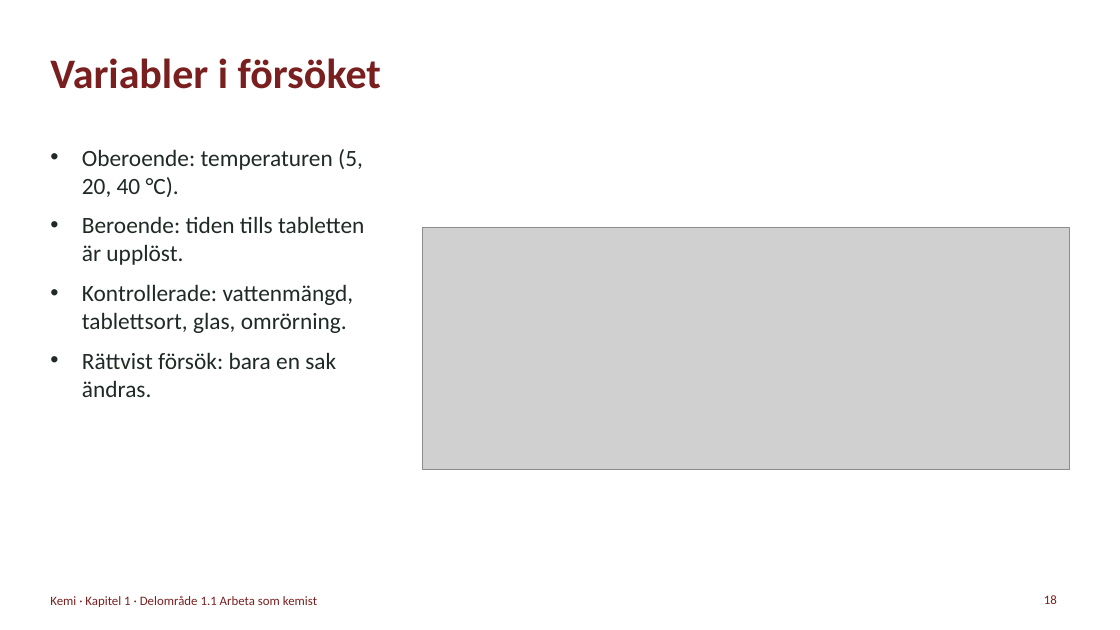
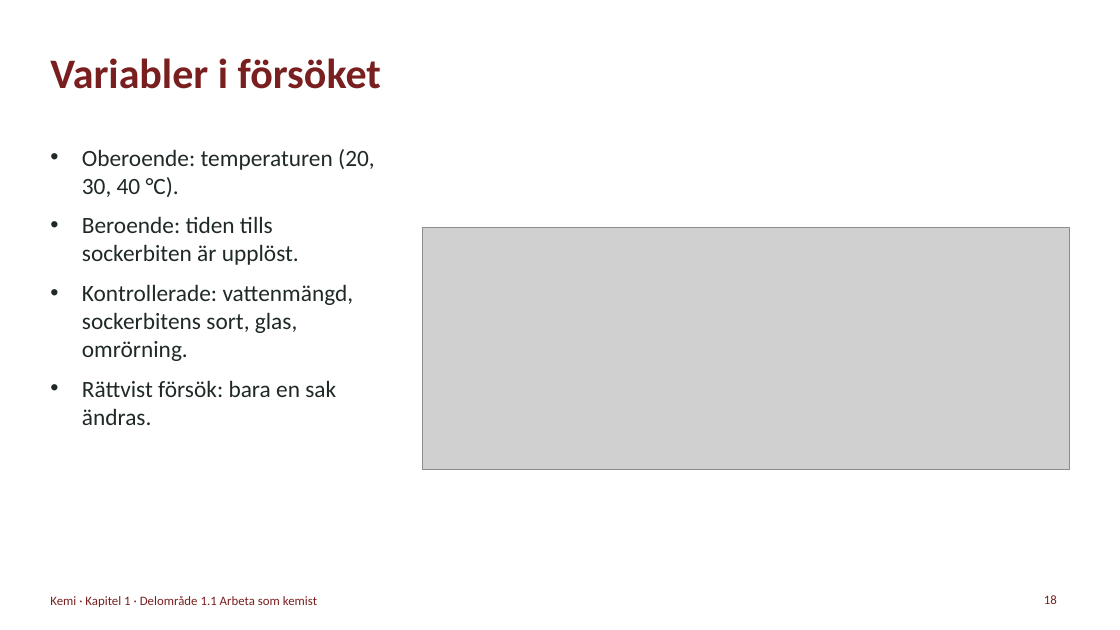
Before and after one commit to sweviktor95/pluggis, a slide deck: slide 18 of planering/kemi-omrade1/kemi-1-kemi-som-vetenskap.pptx. Drawn at 1120x630 pixels with LibreOffice and Linux fonts; fonts in the diff are those of the drawing; grey boxes stand for pictures. Boxes give left, top, right and bottom in pixels: in the first picture for what was removed or moved away, otherwise in the second. Text is boxed around its words. In the diff, an @@ line names an element or a change of style, - is before the commit and + after.

```diff
--- a/planering/kemi-omrade1/kemi-1-kemi-som-vetenskap.pptx
+++ b/planering/kemi-omrade1/kemi-1-kemi-som-vetenskap.pptx
@@ text at (82, 149, 375, 361): text changed @@
-• Oberoende: temperaturen (5, 20, 40 °C).
-• Beroende: tiden tills tabletten är upplöst.
-• Kontrollerade: vattenmängd, tablettsort, glas, omrörning.
+• Oberoende: temperaturen (20, 30, 40 °C).
+• Beroende: tiden tills sockerbiten är upplöst.
+• Kontrollerade: vattenmängd, sockerbitens sort, glas, omrörning.
```
Also in this commit, not shown: 9 other slides changed, 40 other files.
